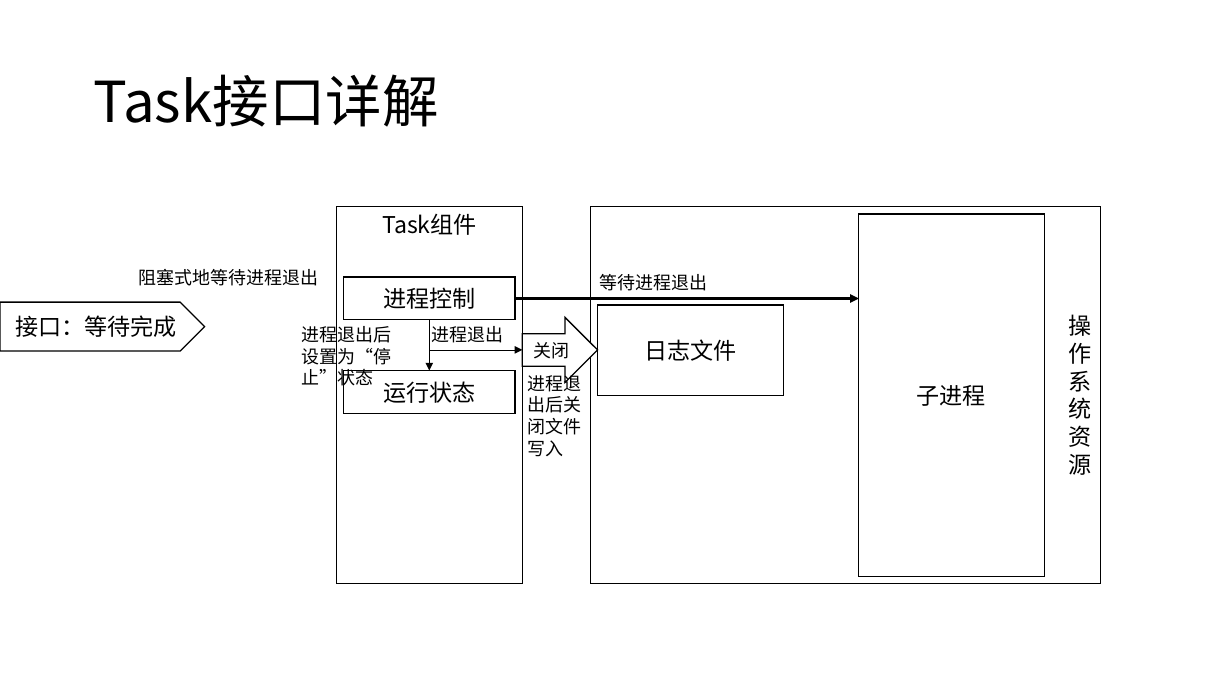
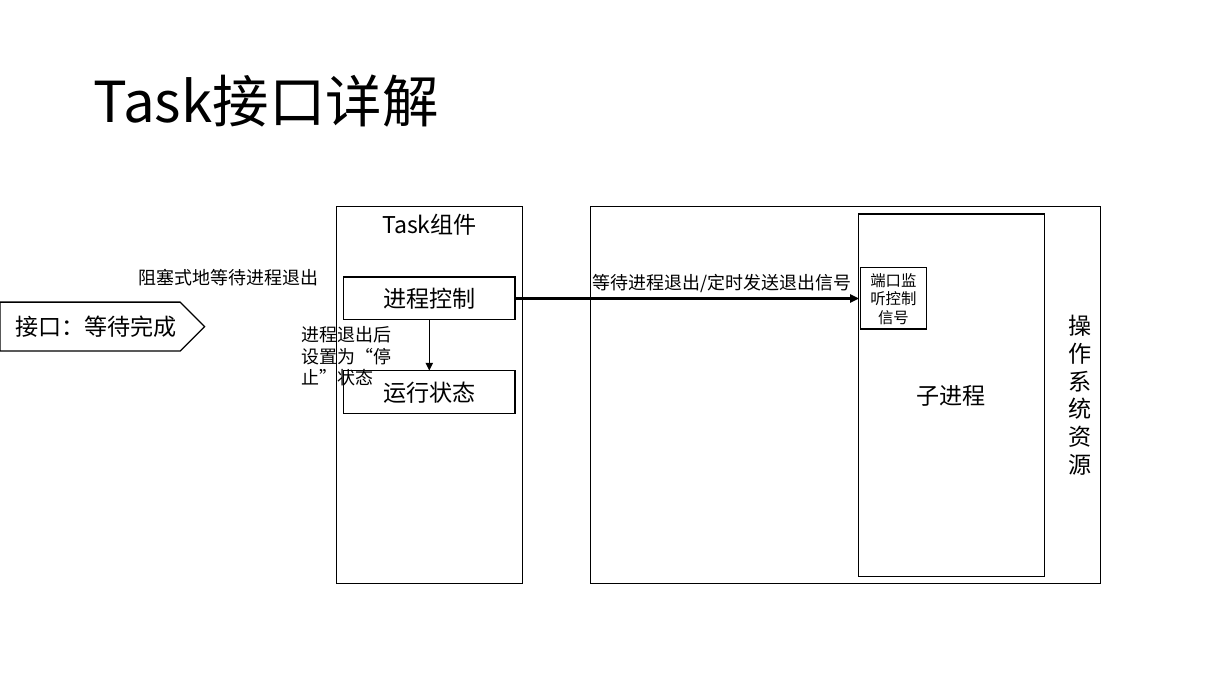
Before and after one commit to WuXiSTC/PressureMeter, a slide deck: slide 16 of 设计图.pptx. Drawn at 1232x693 pixels with LibreOffice and Linux fonts; fonts in the diff are those of the drawing. Boxes give left, top, right and bottom in pixels: in the first picture for what was removed or moved away, otherwise in the second. Text is boxed around its words. In the diff, an @@ line names an element or a change of style, - is before the commit and + after.

```diff
--- a/设计图.pptx
+++ b/设计图.pptx
@@ rectangle added at (x1=860, y1=268, x2=927, y2=329), fill #FFFFFF, outline #000000 1 pt, 12 pt, text #000000 @@
+端口监听控制信号
@@ text at (x1=592, y1=274, x2=851, y2=295): text changed @@
-等待进程退出
+等待进程退出/定时发送退出信号
@@ elbow arrow removed from (430, 320) to (522, 350) @@
@@ text removed at (x1=431, y1=326, x2=503, y2=343) @@
-进程退出
@@ right arrow removed at (x1=522, y1=318, x2=597, y2=383) @@
-关闭
@@ rectangle removed at (x1=598, y1=305, x2=784, y2=396) @@
-日志文件
@@ text removed at (x1=528, y1=372, x2=582, y2=457) @@
-进程退出后关闭文件写入
```
Also in this commit, not shown: 3 other slides changed, 1 other file.
